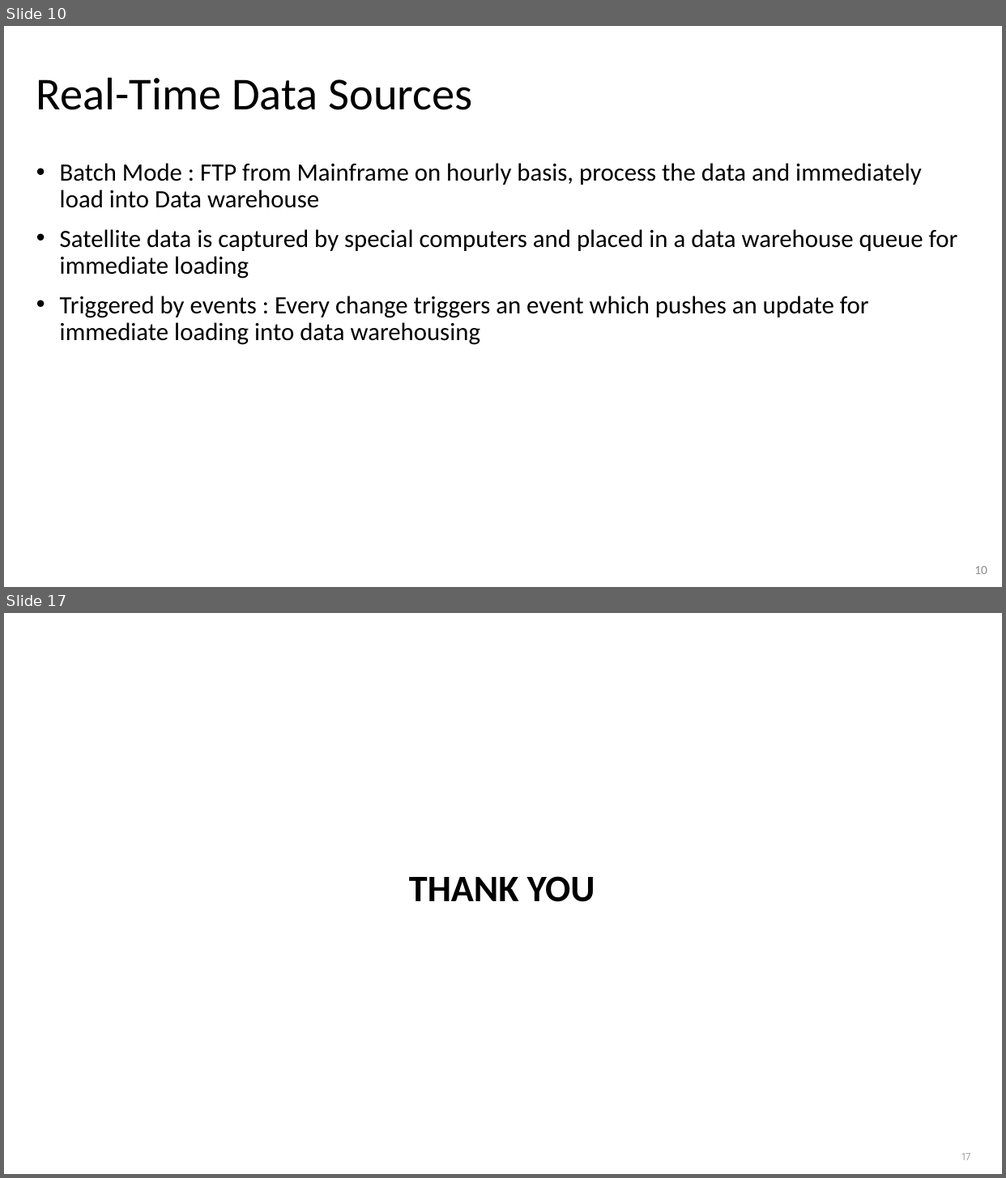
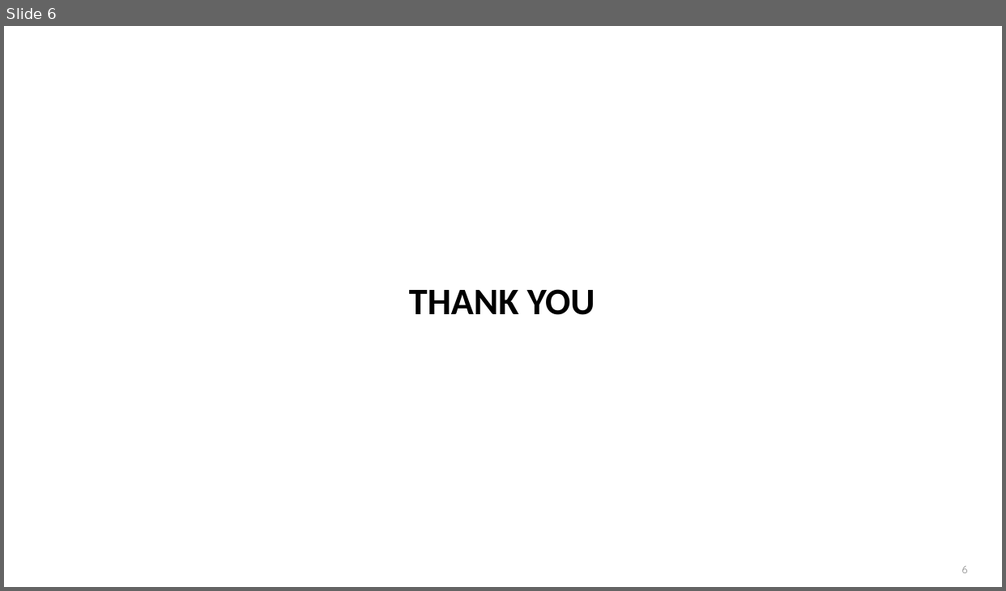
Before and after one commit to chiranthhd1/Forex-visualization-Python-, a slide deck: PyProject.pptx. Shown one above the other, each under a label of ours: slides 10 and 17 before the commit, slide 6 after it; the slides between them are not shown. The pictures are 1006x1178 and 1006x591 pixels, drawn with LibreOffice and Linux fonts; fonts in the diff are those of the drawing; background and template pictures are left out. Boxes give left, top, right and bottom in pixels: in the first picture for what was removed or moved away, otherwise in the second. Text is boxed around its words. In the diff, an @@ line names an element or a change of style, - is before the commit and + after.

```diff
--- a/PyProject.pptx
+++ b/PyProject.pptx
@@ slide 10 removed at [4, 26, 1002, 587], background #FFFFFF @@
@@ title removed at [36, 77, 472, 110] @@
-Real-Time Data Sources
@@ text removed at [60, 163, 958, 345] @@
-• Batch Mode : FTP from Mainframe on hourly basis, process the data and immediately load into Data warehouse
-• Satellite data is captured by special computers and placed in a data warehouse queue for immediate loading
-• Triggered by events : Every change triggers an event which pushes an update for immediate loading into data warehousing
@@ page number removed at [974, 566, 987, 574] @@
-10
@@ what was slide 17 is now slide 6 @@
@@ page number at [962, 566, 968, 574]: text changed @@
-17
+6
```
Also in this commit, not shown: 1 slide changed, 4 slides added, 14 other slides removed.
